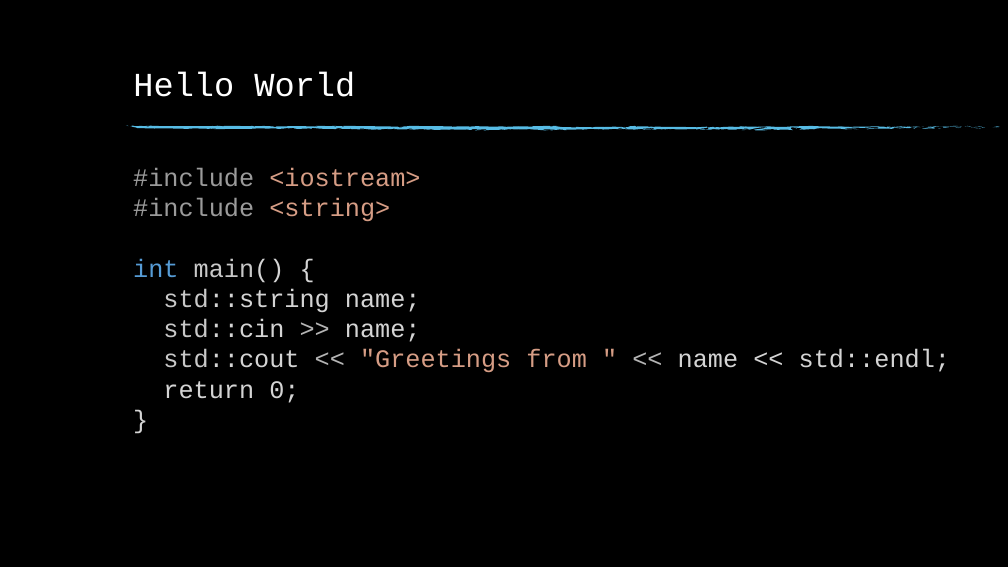
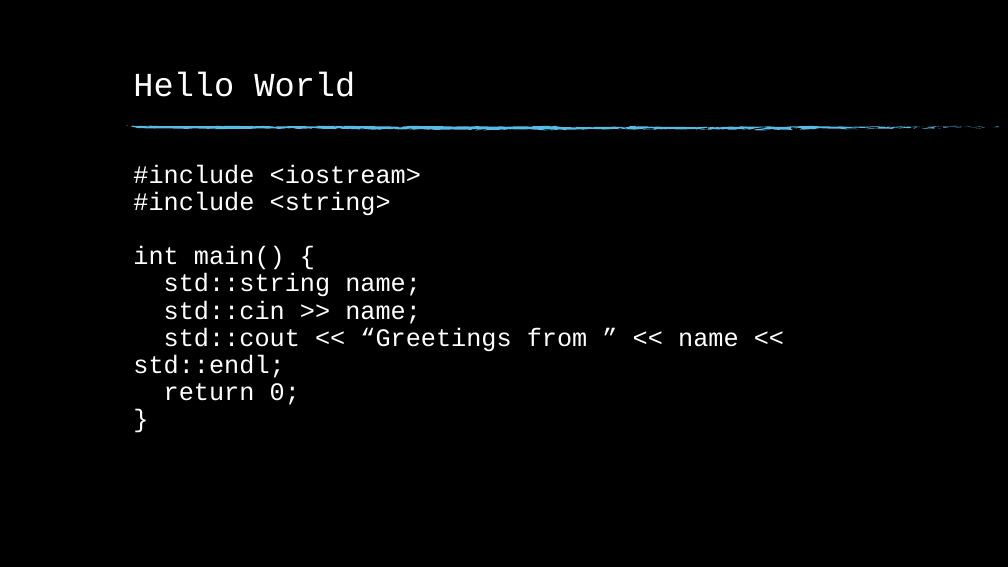
Before and after one commit to fan1x/fan1x.github.io, a slide deck: slide 19 of data/2022-23/cpp/ex02.pptx (slide 20 before the commit). Drawn at 1008x567 pixels with LibreOffice and Linux fonts; fonts in the diff are those of the drawing; background and template pictures are left out. Boxes give left, top, right and bottom in pixels: in the first picture for what was removed or moved away, otherwise in the second. Text is boxed around its words. In the diff, an @@ line names an element or a change of style, - is before the commit and + after.

```diff
--- a/data/2022-23/cpp/ex02.pptx
+++ b/data/2022-23/cpp/ex02.pptx
@@ text at [133,164,739,405]: text changed; text colour #D4D4D4 to #FFFFFF @@
-#include <iostream>
-#include <string>
-int main() {
-std::string name;
-std::cin >> name;
-std::cout << "Greetings from " << name << std::endl;
-return 0;
-}
+#include <iostream>
+#include <string>
+int main() {
+std::string name;
+std::cin >> name;
+std::cout << “Greetings from ” << name << std::endl;
+return 0;
+}
```
Also in this commit, not shown: 15 other slides changed, 5 slides added, 9 slides removed.
